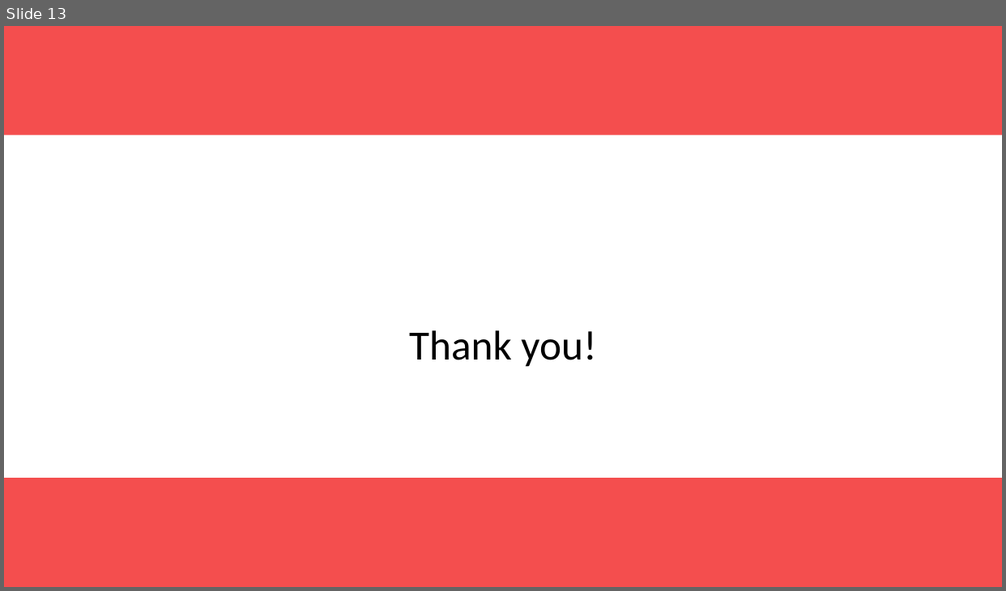
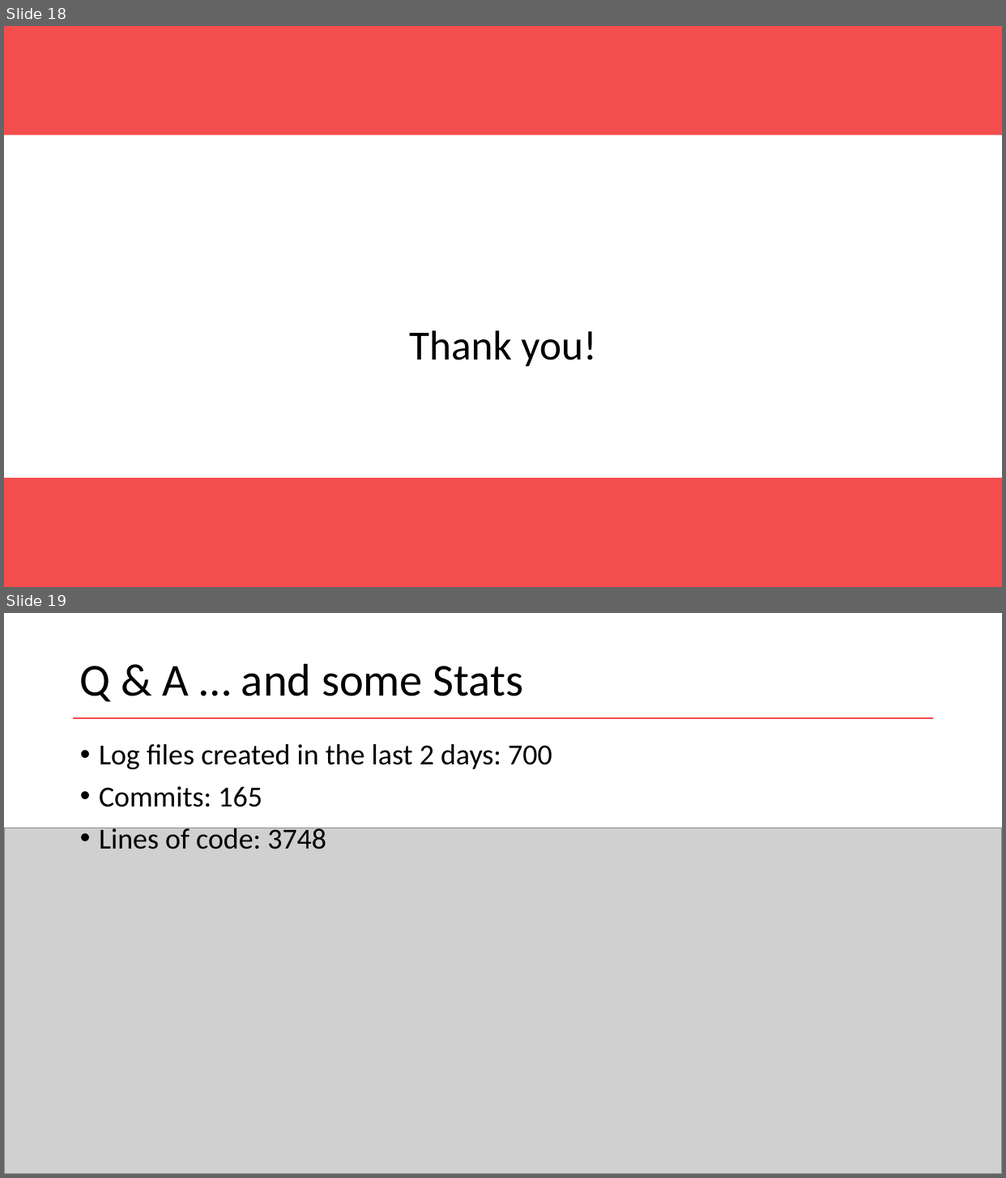
Before and after one commit to AntoineMerlet/3DScan, a slide deck: Presentation/MAGMA Presentation.pptx. Shown one above the other, each under a label of ours: slide 13 before the commit, slides 18 and 19 after it. The pictures are 1006x591 and 1006x1178 pixels, drawn with LibreOffice and Linux fonts; fonts in the diff are those of the drawing; grey boxes stand for pictures; background and template pictures are left out. Boxes give left, top, right and bottom in pixels: in the first picture for what was removed or moved away, otherwise in the second. Text is boxed around its words. In the diff, an @@ line names an element or a change of style, - is before the commit and + after.

```diff
--- a/Presentation/MAGMA Presentation.pptx
+++ b/Presentation/MAGMA Presentation.pptx
@@ slide 19 added at (4, 613, 1002, 1174), background #FFFFFF; not listed: 1 template element that a slide beside it also shows @@
@@ title added at (80, 663, 524, 702), 44 pt, text #000000 @@
+Q & A … and some Stats
@@ line added from (73, 718) to (934, 718), #F44E4E 1.5 pt @@
@@ text added at (99, 744, 552, 850), 28 pt, text #000000 @@
+• Log files created in the last 2 days: 700
+• Commits: 165
+• Lines of code: 3748
@@ picture added at (4, 828, 1002, 1174) @@
@@ what was slide 13 is now slide 18 @@
```
Also in this commit, not shown: 1 slide changed, 5 other slides added, 1 other file.
